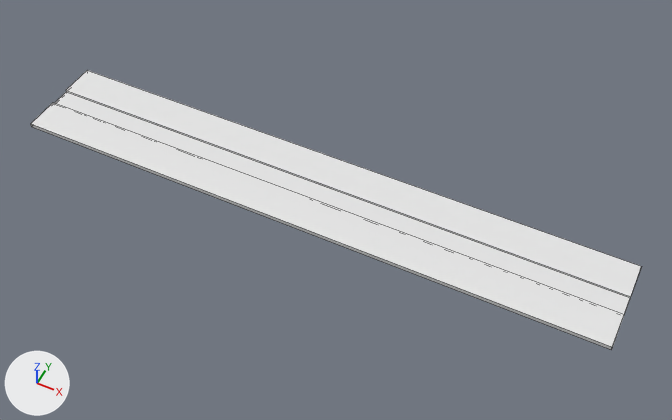
Two versions of the FBX model FallGuys/Assets/Graphic/Models/ivent floor.fbx, one commit apart.
Before and after are seen from a 50 mm camera at (10.7, -19.8, 24.2) aimed at (0.9, -0.1, -0.3). Every picture has the same lights, and +X, +Y and +Z are marked at lower left. Mesh edges are drawn as thin lines. Where no turn or scale is listed for an object, it has been applied to the vertices.

The first picture shows 'ivent floor'.
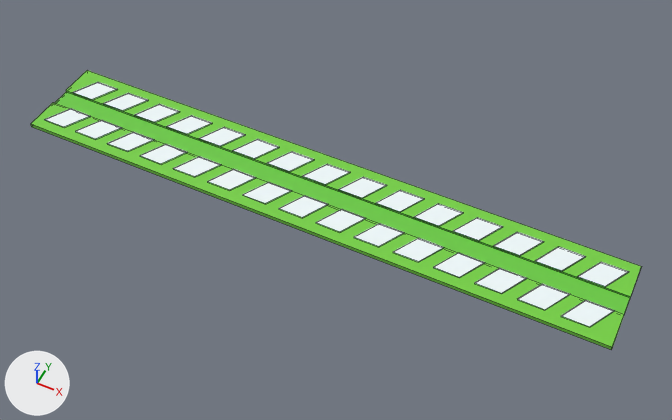
Edits to the bpy script that builds the scene:
```text
Add img_tex_gradient4_png:
    img_tex_gradient4_png = load_image('TEX_Gradient4.png', '../../Materials/Textures/TEX_Gradient4.png', 1024, 1024, 'sRGB')
Add mat_gradient:
    mat_gradient = principled_material('Gradient')
    mat_gradient.texture = img_tex_gradient4_png
Change me_plane_010:
    where me_plane_010.from_pydata(...)  # 20 vertices, 17 faces; spans x -11.2..11.2, y -1.8..1.8, z 0.0..0.2
    used by ob_ivent_floor; location = (0.0, 0.0, 0.0)
    me_plane_010 part 1: texture (UV) coordinates of 17 of 17 faces, centred in x -11.2..11.2, y -1.8..1.8, z 0.0..0.2, changed; they spanned u 0.0..1.0, v 0.0..1.0 and now span u 0.76..0.76, v 0.85..0.88
    add me_plane_010.materials.append(mat_gradient)  # picture img_tex_gradient4_png
Add me_plane_001:
    me_plane_001.from_pydata(...)  # 120 vertices, 90 faces; spans x -0.7..21.0, y -0.5..0.5, z -0.1..0.0
    me_plane_001.materials.append(mat_gradient)  # picture img_tex_gradient4_png
Add ob_plane:
    ob_plane = bpy.data.objects.new('Plane', me_plane_001)
    ob_plane.location = (-10.13, -0.87, 0.18)
Add ob_plane_005:
    ob_plane_005 = bpy.data.objects.new('Plane.005', me_plane_001.copy())
    ob_plane_005.location = (-10.13, 0.87, 0.18)
```

What differs and where, as boxes (x1, y1, x2, y2) in the pictures (672 x 420 px):
'ivent floor', recoloured, surface changed (white to green)
    both: (31, 70, 641, 350)
'Plane', added
    after: (44, 108, 615, 327)
'Plane.005', added
    after: (73, 82, 629, 287)
